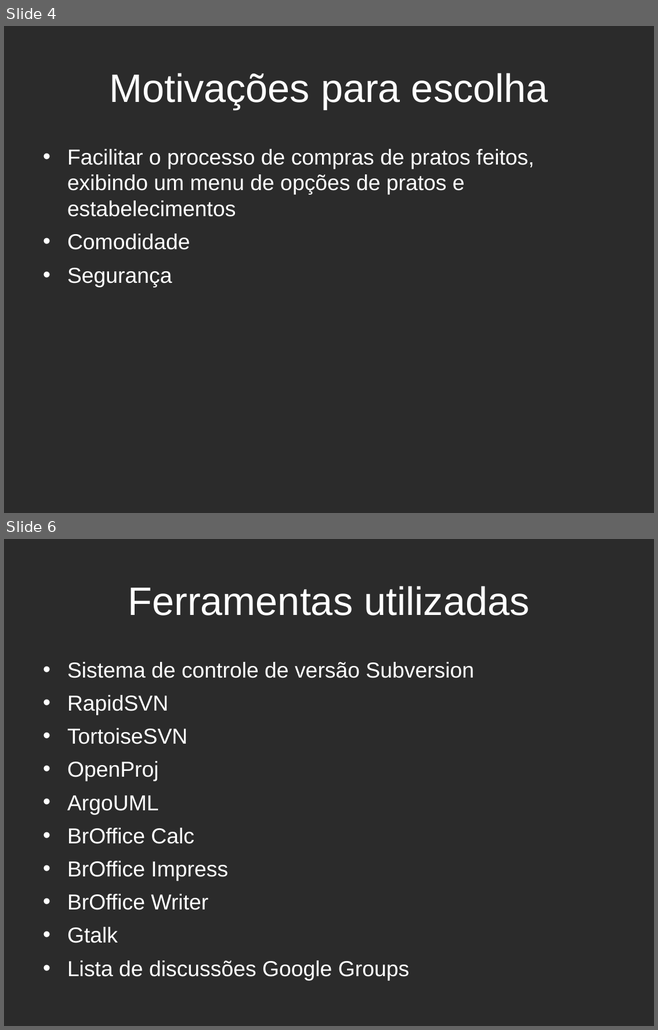
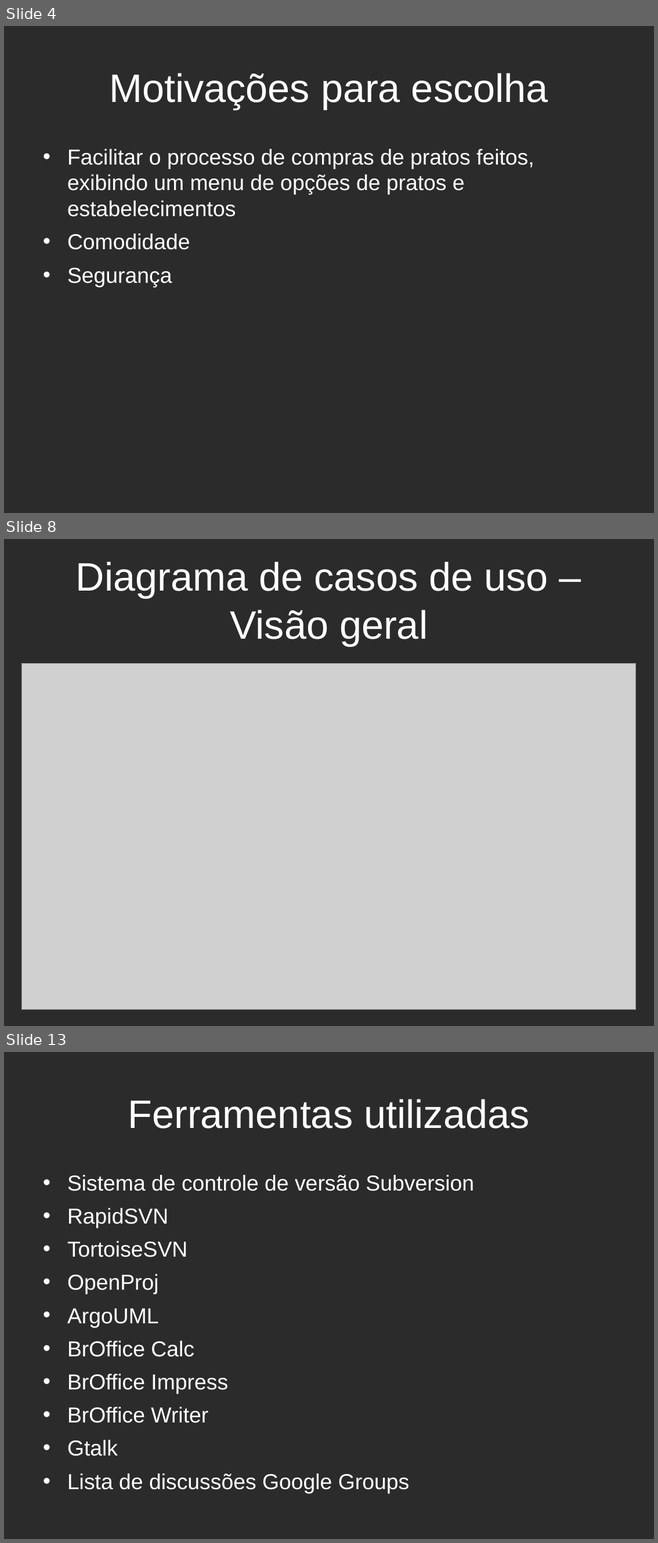
Before and after one commit to estevaosaleme/fooddeliveryweb, a slide deck: Documentacao/Outros Documentos/Apresentação FoodDeliveryWeb.odp. Shown one above the other, each under a label of ours: slides 4 and 6 before the commit, slides 4, 8 and 13 after it; the slides between them are not shown. The pictures are 658x1030 and 658x1543 pixels, drawn with LibreOffice and Linux fonts; fonts in the diff are those of the drawing; grey boxes stand for pictures; background and template pictures are left out; a plain dark background stands for a picture behind light text. Boxes give left, top, right and bottom in pixels: in the first picture for what was removed or moved away, otherwise in the second. Text is boxed around its words. In the diff, an @@ line names an element or a change of style, - is before the commit and + after.

```diff
--- a/Documentacao/Outros Documentos/Apresentação FoodDeliveryWeb.odp
+++ b/Documentacao/Outros Documentos/Apresentação FoodDeliveryWeb.odp
@@ slide 8 added at (4,539,654,1026), background picture (left out) @@
@@ title added at (76,562,547,646), 44 pt, text #FFFFFF @@
+Diagrama de casos de uso – Visão geral
@@ picture added at (22,664,636,1010) @@
@@ what was slide 6 is now slide 13 @@
```
Also in this commit, not shown: 2 slides changed, 8 other slides added.
